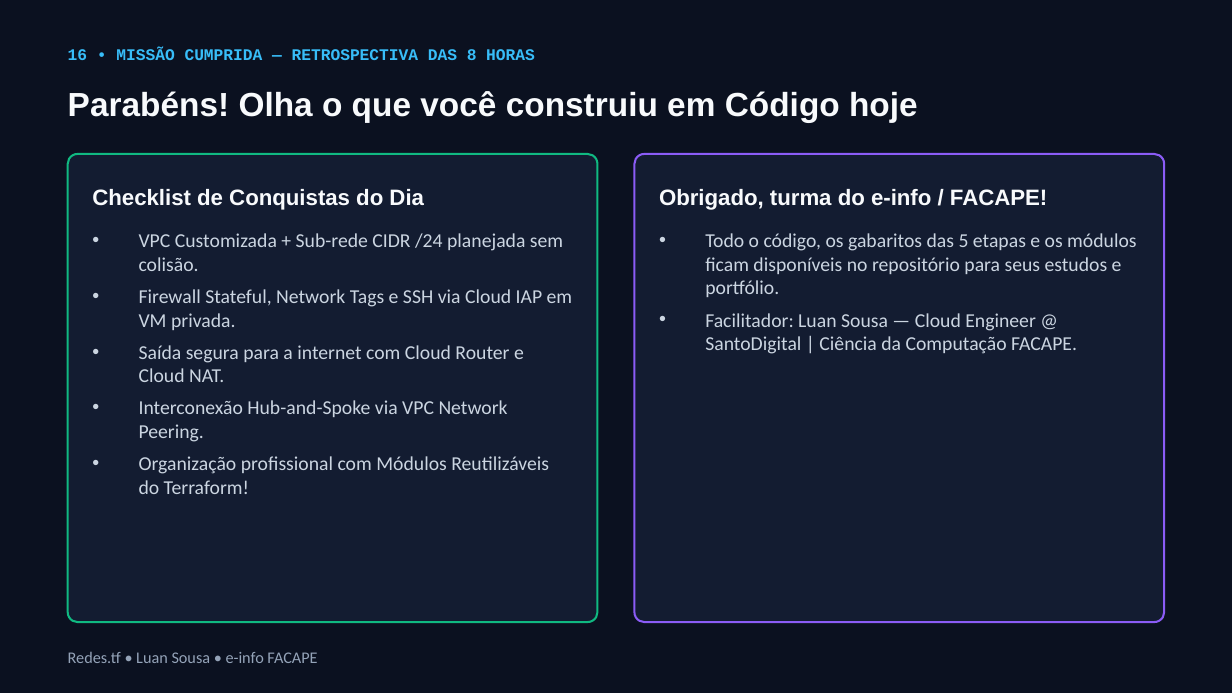
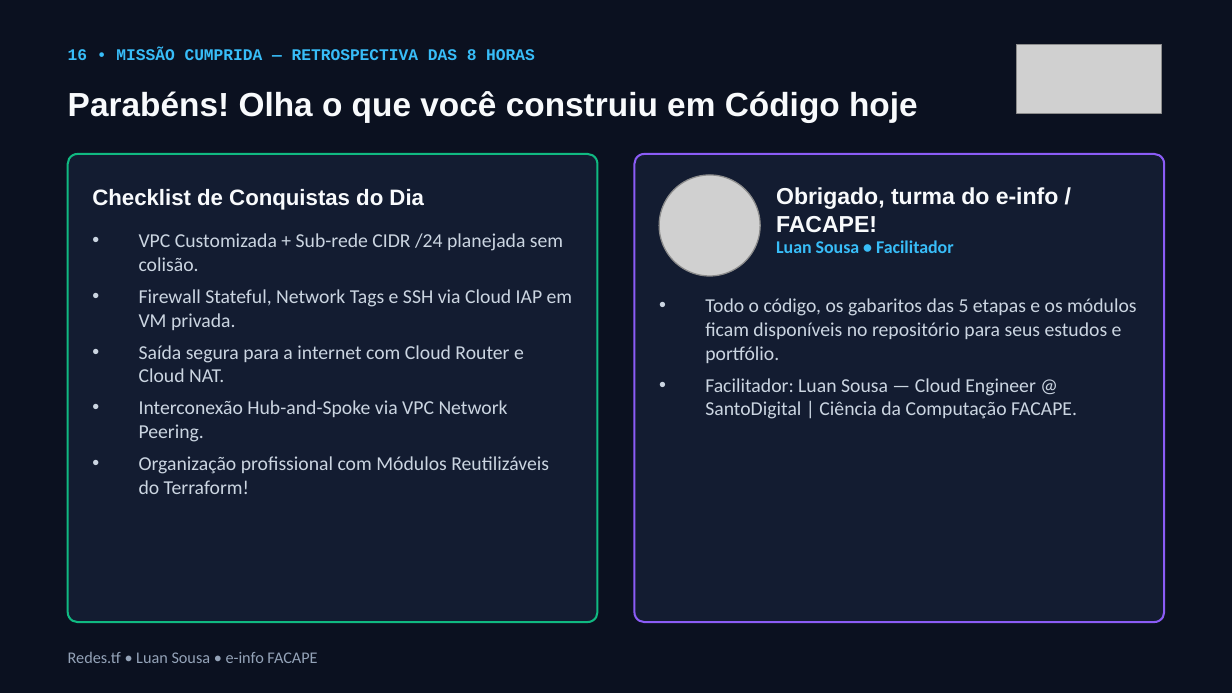
Before and after one commit to LuanCSousa/mini-curso-redes-tf-gcp, a slide deck: slide 16 of slides/exportados/02-tarde-redes-tf-gcp.pptx. Drawn at 1232x693 pixels with LibreOffice and Linux fonts; fonts in the diff are those of the drawing; grey boxes stand for pictures. Boxes give left, top, right and bottom in pixels: in the first picture for what was removed or moved away, otherwise in the second. Text is boxed around its words. In the diff, an @@ line names an element or a change of style, - is before the commit and + after.

Commit message:
adiciona imagens de perfil e do e-info

```diff
--- a/slides/exportados/02-tarde-redes-tf-gcp.pptx
+++ b/slides/exportados/02-tarde-redes-tf-gcp.pptx
@@ picture added at (1016, 44, 1162, 113) @@
@@ picture added at (659, 175, 760, 276) @@
@@ text "Obrigado, turma do e-info / ...": place and size @@
-text "Obrigado, turma do e-info / ..." at (659, 189, 1047, 210)
+text "Obrigado, turma do e-info / ..." at (776, 187, 1059, 233)
@@ text "Obrigado, turma do e-info / ..." at (776, 187, 1059, 233): size 13 to 13.5 pt @@
@@ text added at (776, 240, 953, 253), 10.5 pt, text #38BDF8, bold @@
+Luan Sousa • Facilitador
@@ text "Todo o código, os gabaritos ...": place and size @@
-text "Todo o código, os gabaritos ..." at (705, 233, 1136, 354)
+text "Todo o código, os gabaritos ..." at (705, 298, 1136, 419)
```
Also in this commit, not shown: 15 other slides changed, 17 other files.
